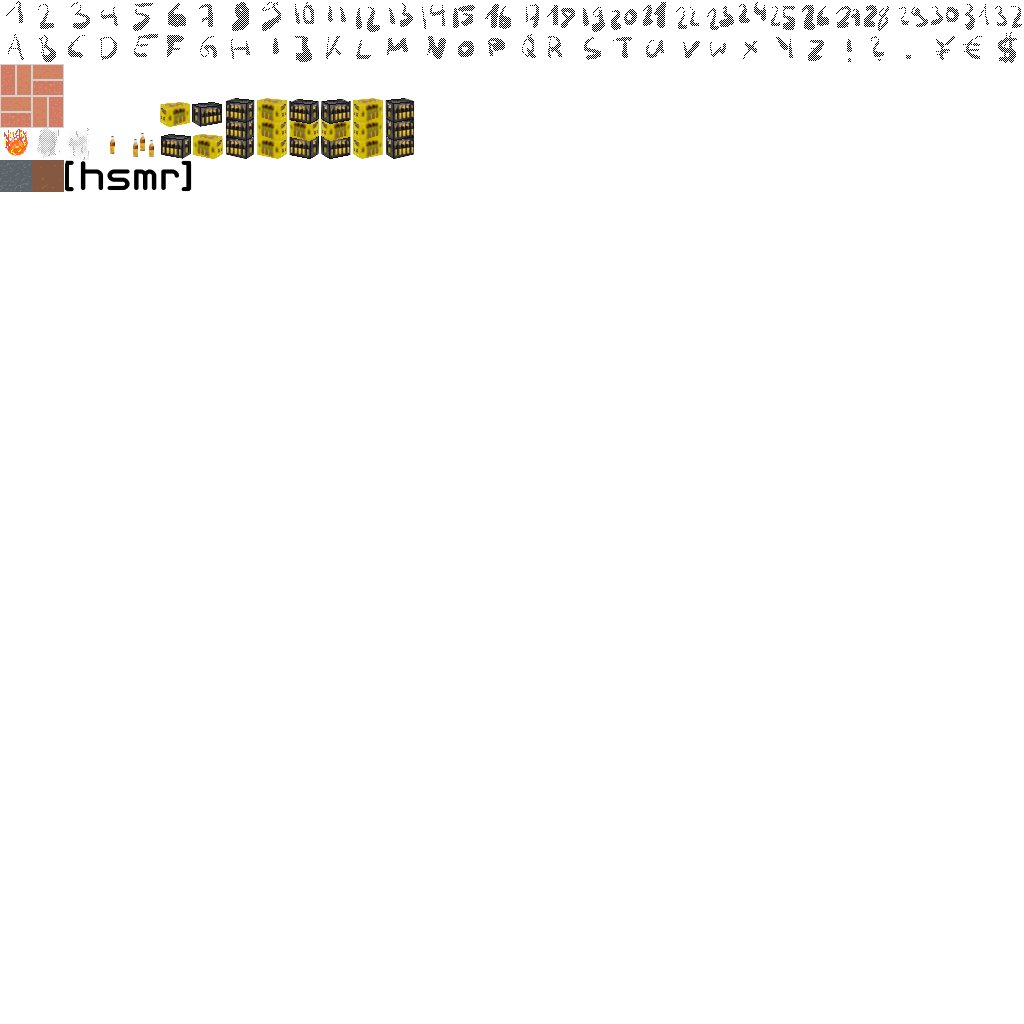
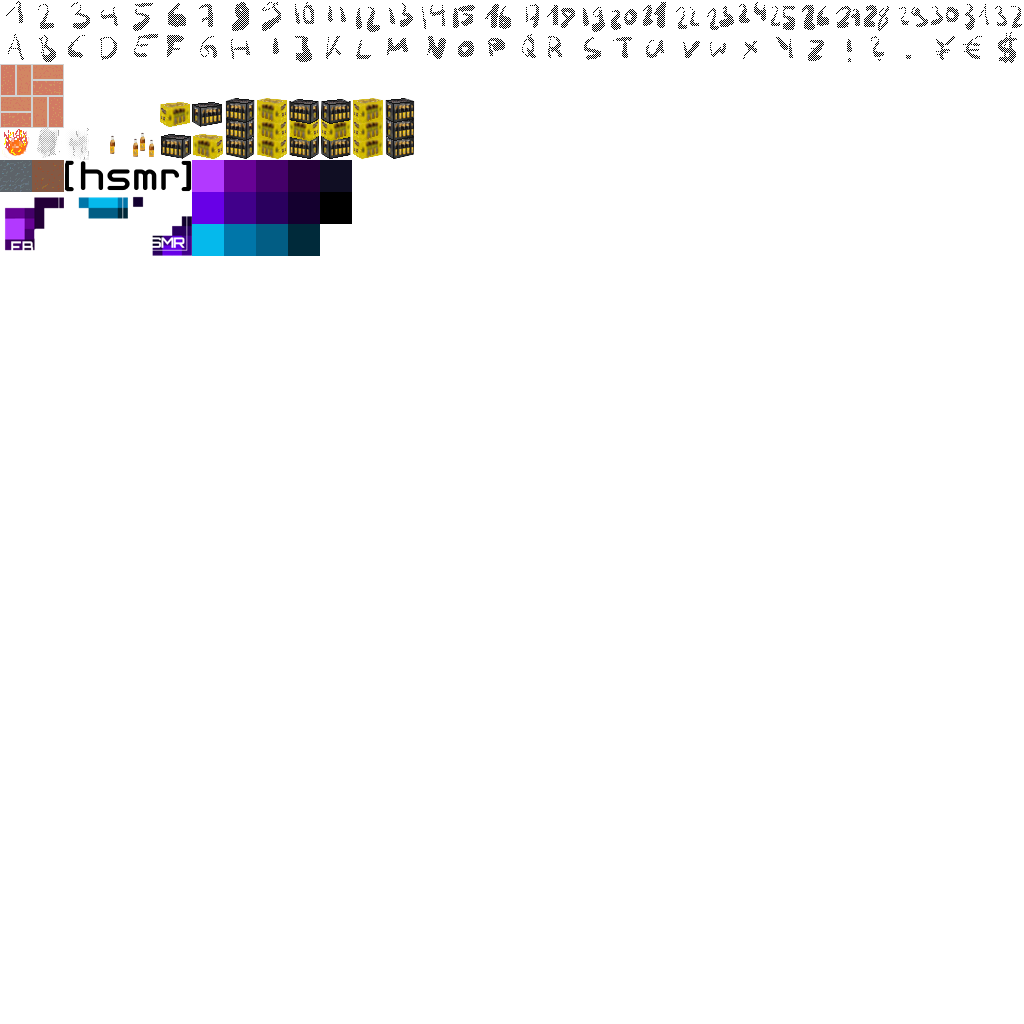
Comparing the layer stacks of the two 1024×1024 images. Changes:
added layer "rc3-colors and borders" above "rc3-Logos" over 4, 160, 352, 256
added layer "rc3-Logos" above "Mate" over 4, 196, 192, 256
painted on "Mate" over 4, 160, 352, 256
painted on "hsmr" over 4, 160, 256, 256
